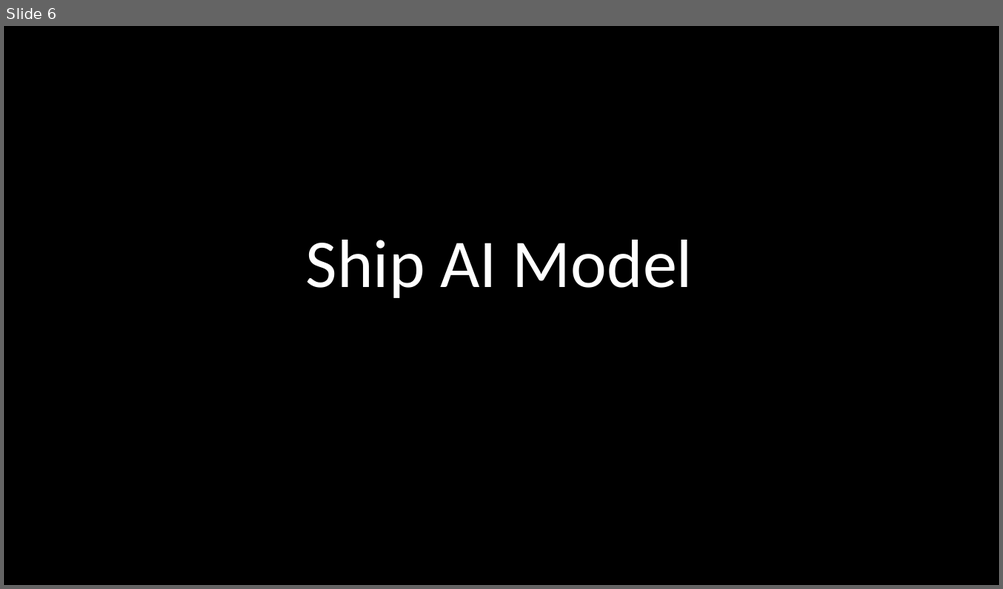
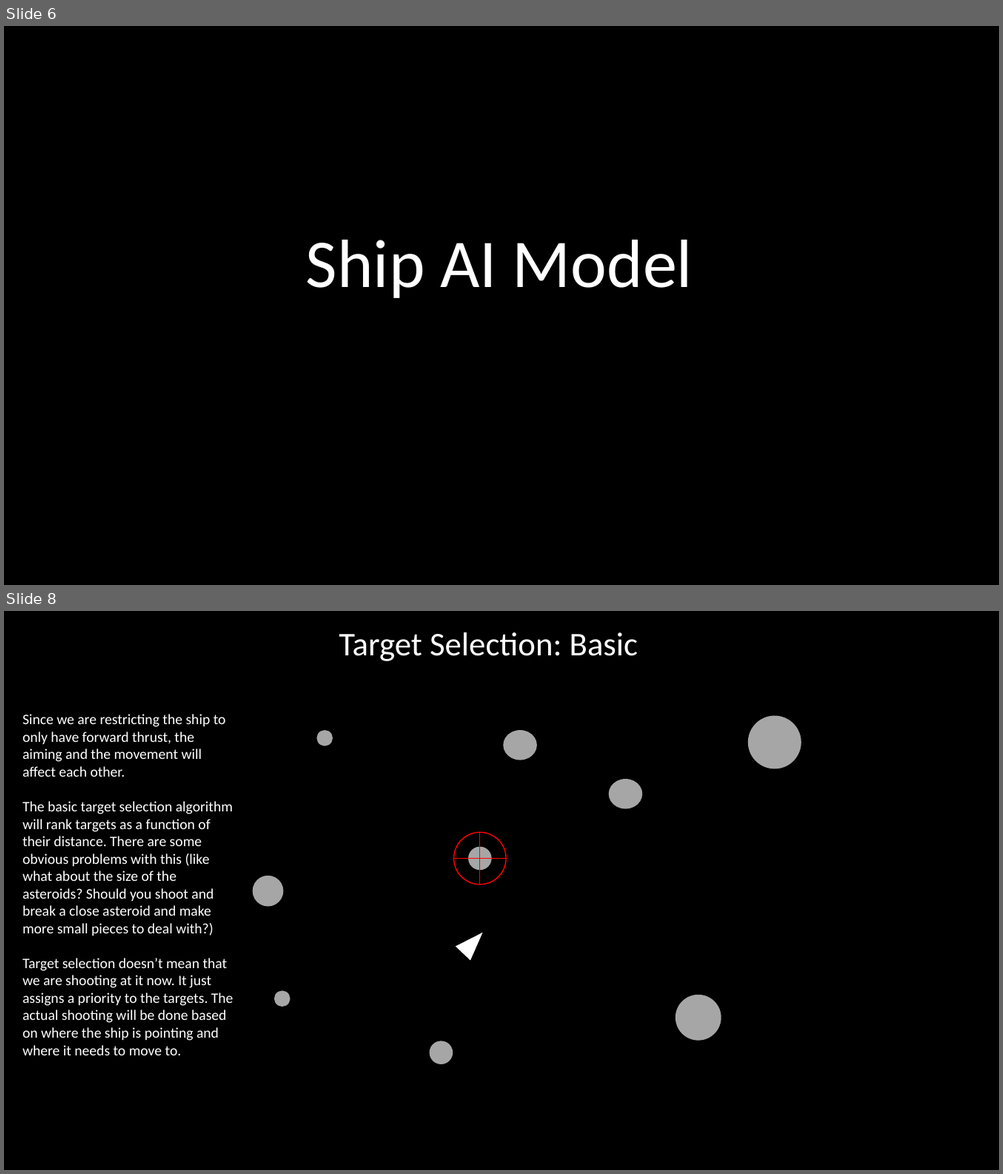
Before and after one commit to JumberlackCoding/ReverseAsteroids, a slide deck: GameDesignDocuments/GameDesignFigureMaker.pptx. Shown one above the other, each under a label of ours: slide 6 before the commit, slides 6 and 8 after it; the slides between them are not shown. The pictures are 1003x589 and 1003x1174 pixels, drawn with LibreOffice and Linux fonts; fonts in the diff are those of the drawing. Boxes give left, top, right and bottom in pixels: in the first picture for what was removed or moved away, otherwise in the second. Text is boxed around its words. In the diff, an @@ line names an element or a change of style, - is before the commit and + after.

Commit message:
Ship AI Design Doc Update

```diff
--- a/GameDesignDocuments/GameDesignFigureMaker.pptx
+++ b/GameDesignDocuments/GameDesignFigureMaker.pptx
@@ slide 8 added at bbox=[4, 611, 999, 1170], background #000000 @@
@@ text added at bbox=[338, 632, 638, 661], 32 pt, text #FFFFFF @@
+Target Selection: Basic
@@ text added at bbox=[22, 714, 233, 1056], 14 pt, text #FFFFFF @@
+Since we are restricting the ship to only have forward thrust, the aiming and the movement will affect each other.
+The basic target selection algorithm will rank targets as a function of their distance. There are some obvious problems with this (like what about the size of the asteroids? Should you shoot and break a close asteroid and make more small pieces to deal with?)
+Target selection doesn’t mean that we are shooting at it now. It just assigns a priority to the targets. The actual shooting will be done based on where the ship is pointing and where it needs to move to.
@@ ellipse added at bbox=[748, 716, 801, 769], fill #A6A6A6, outline #A6A6A6 1 pt @@
@@ ellipse added at bbox=[317, 730, 333, 745], fill #A6A6A6, outline #A6A6A6 1 pt @@
@@ ellipse added at bbox=[504, 730, 537, 760], fill #A6A6A6, outline #A6A6A6 1 pt @@
@@ ellipse added at bbox=[609, 780, 642, 809], fill #A6A6A6, outline #A6A6A6 1 pt @@
@@ ellipse added at bbox=[454, 832, 506, 885], outline #FF0000 1 pt @@
@@ line added from (480, 832) to (480, 885), #FF0000 0.5 pt @@
@@ ellipse added at bbox=[469, 848, 491, 870], fill #A6A6A6, outline #A6A6A6 1 pt @@
@@ ellipse added at bbox=[253, 877, 283, 906], fill #A6A6A6, outline #A6A6A6 1 pt @@
@@ line added from (454, 859) to (506, 859), #FF0000 0.5 pt @@
@@ triangle added at bbox=[456, 927, 489, 960], fill #FFFFFF, outline #FFFFFF 1 pt @@
@@ ellipse added at bbox=[275, 991, 290, 1006], fill #A6A6A6, outline #A6A6A6 1 pt @@
@@ ellipse added at bbox=[675, 995, 720, 1040], fill #A6A6A6, outline #A6A6A6 1 pt @@
@@ ellipse added at bbox=[430, 1042, 452, 1064], fill #A6A6A6, outline #A6A6A6 1 pt @@
```
Also in this commit, not shown: 4 slides changed, 2 other slides added.
